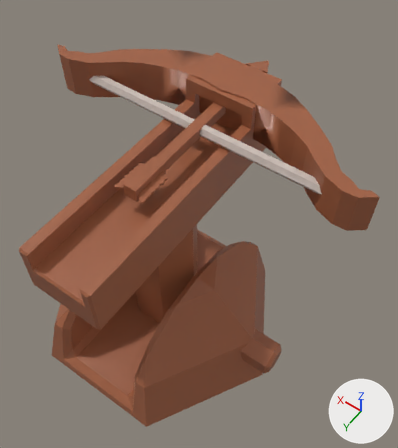
The FBX model BlenderMesh/Tower2.fbx as it was, and as the next commit left it.
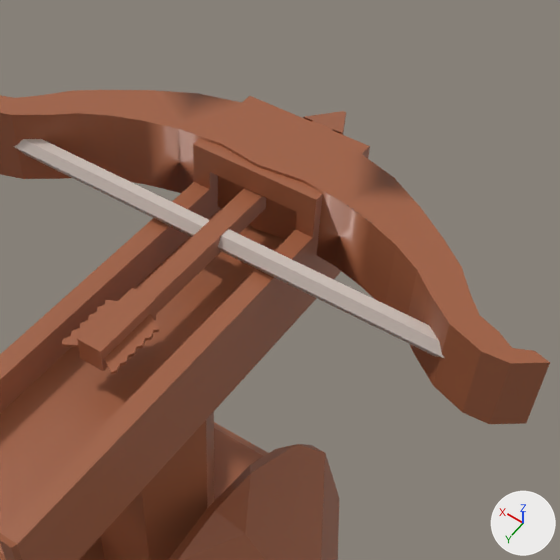
Each version is shown whole from a camera (50 mm lens) standing at (-1.79, 1.94, 4.76) and looking at (-0.06, -0.48, 0.95), then close up on the part from 20% to 97% of the width and 0% to 68% of the height. The axes (+X, +Y, +Z) are drawn at lower right. The lights are the same throughout. Where no turn or scale is listed for an object, it has been applied to the vertices.
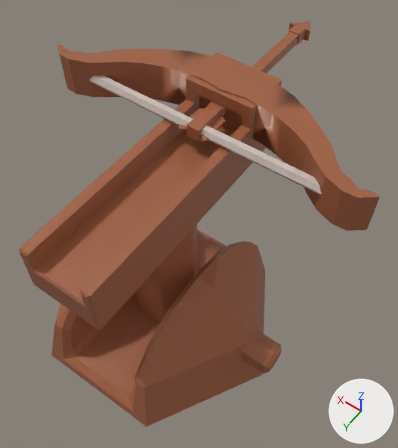
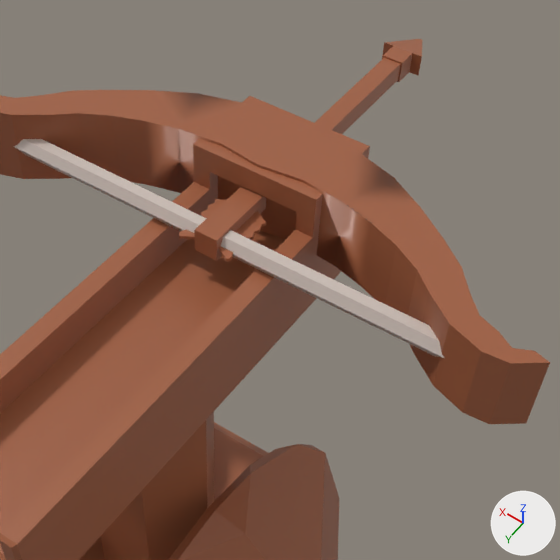
Pixel boxes [x1, y1, x2, y2] of what changed, in the close-ups (560 x 560 px):
'Cube.002', moved: before [62, 111, 346, 374]; after [179, 39, 422, 261]

The change in detail:
Object 'Cube.002' (ob_cube_002) moves from (0.002, -0.691, 1.979) to (0.002, -1.404, 1.979).
